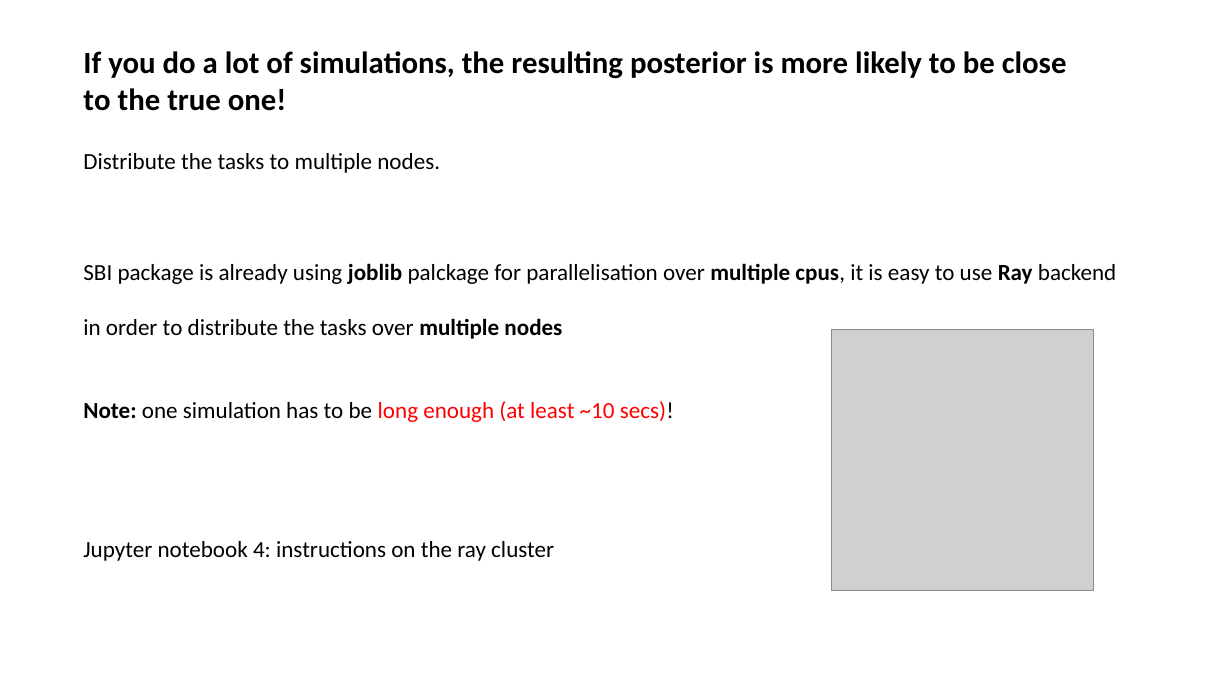
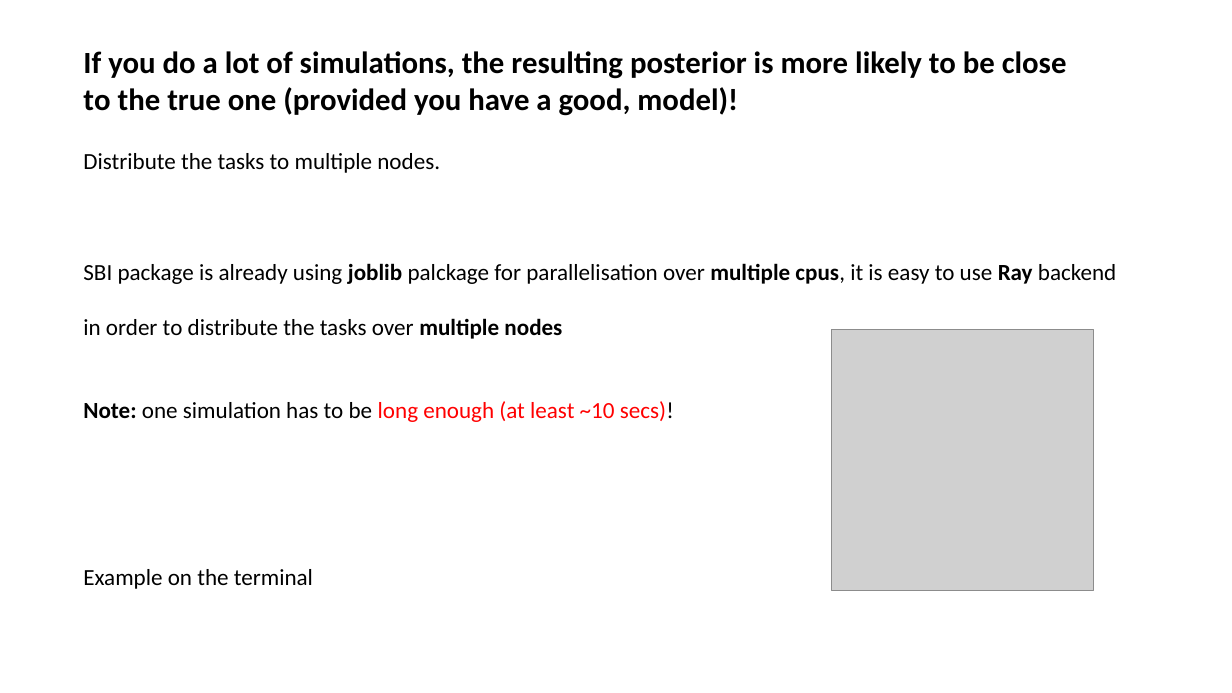
Before and after one commit to albazarova/sbi_intro, a slide deck: slide 36 of SBI_tutorial_v1.2.pptx (slide 15 before the commit). Drawn at 1232x693 pixels with LibreOffice and Linux fonts; fonts in the diff are those of the drawing; grey boxes stand for pictures. Boxes give left, top, right and bottom in pixels: in the first picture for what was removed or moved away, otherwise in the second. Text is boxed around its words. In the diff, an @@ line names an element or a change of style, - is before the commit and + after.

```diff
--- a/SBI_tutorial_v1.2.pptx
+++ b/SBI_tutorial_v1.2.pptx
@@ text at [83,87,738,116]: text changed @@
-to the true one!
+to the true one (provided you have a good, model)!
@@ text at [83,569,313,589]: text changed @@
-Jupyter notebook 4: instructions on the ray cluster
+Example on the terminal
```
Also in this commit, not shown: 3 other slides changed, 21 slides added.
